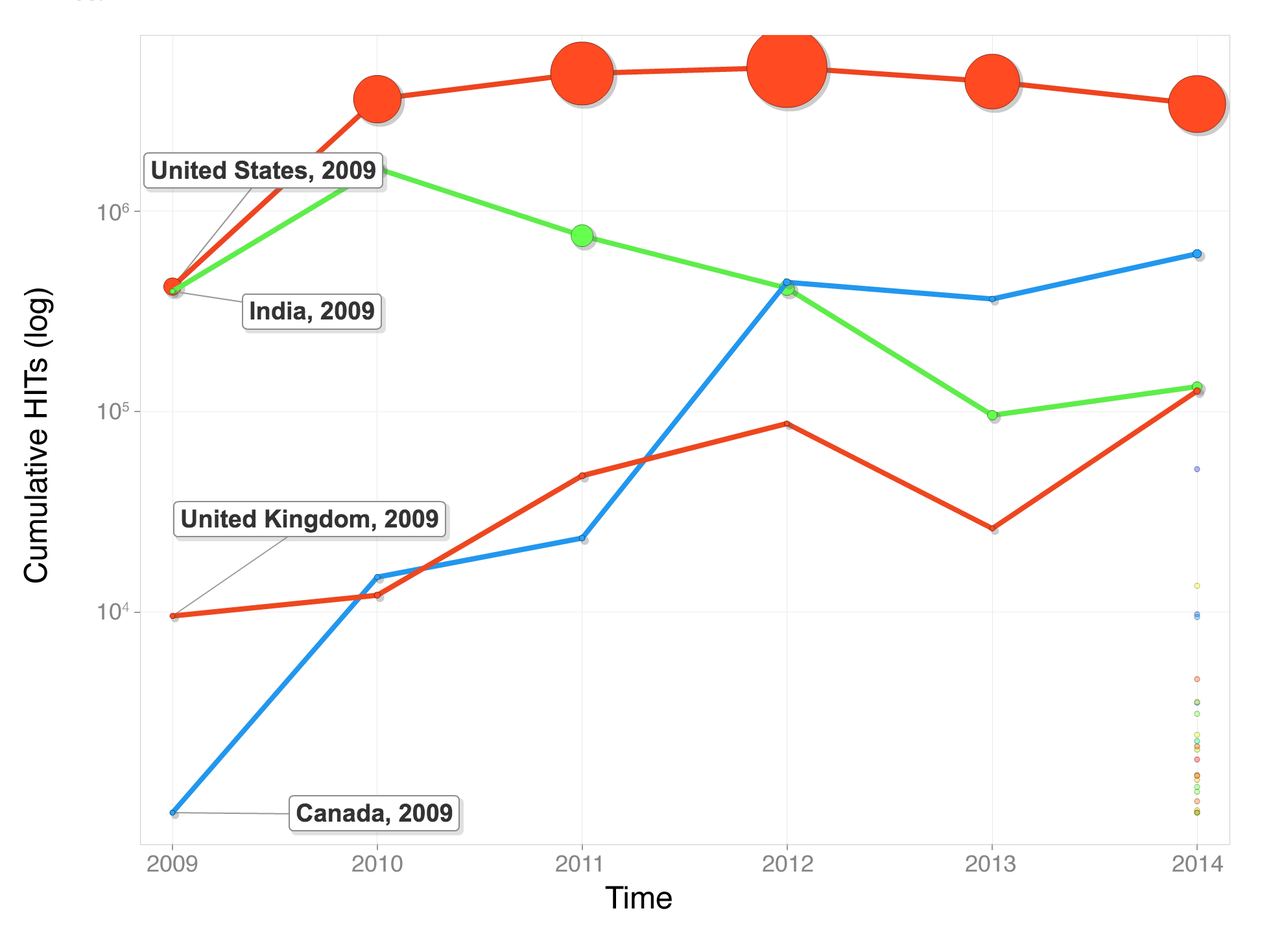
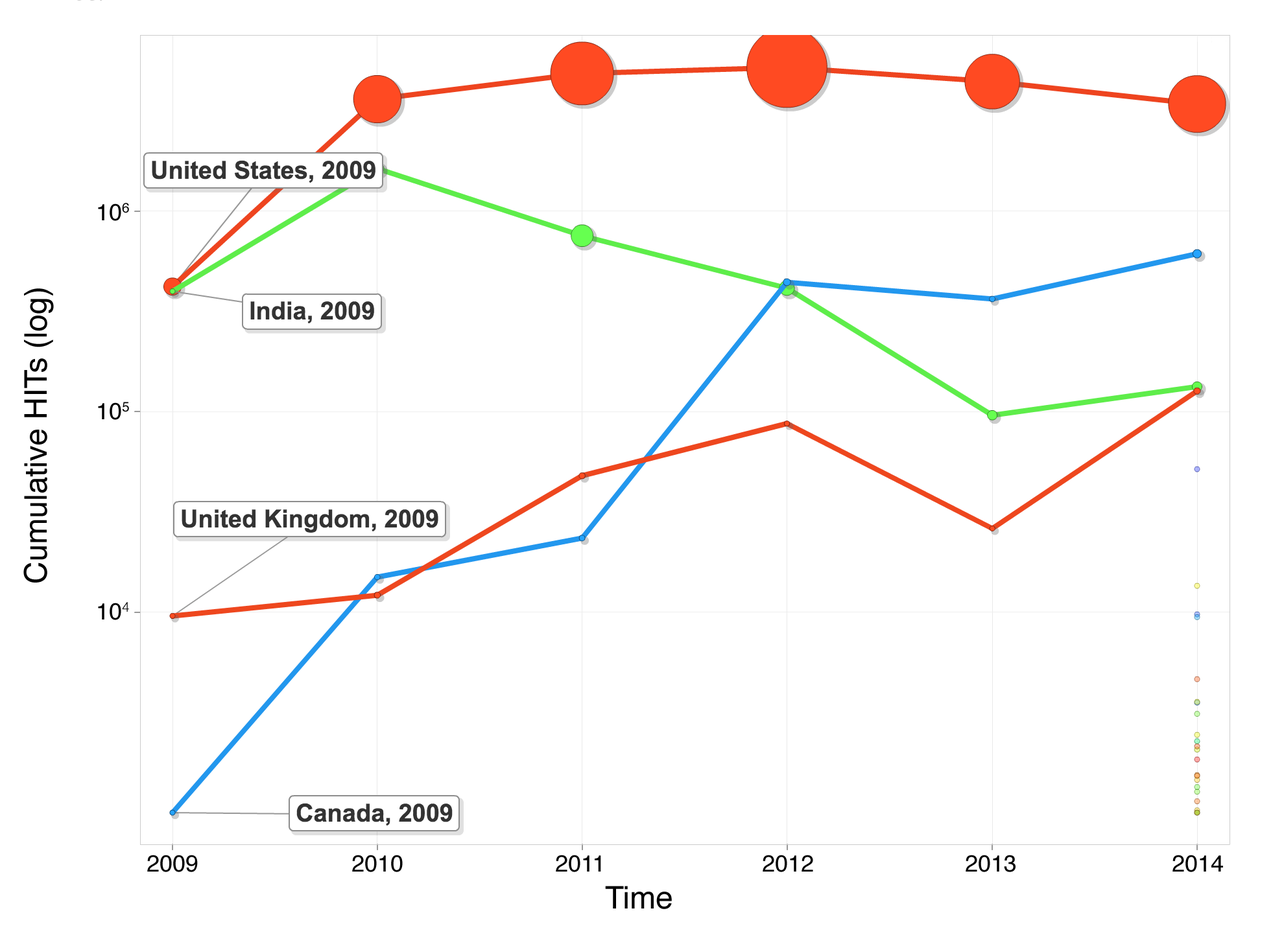
Layer changes from the first 1284px x 937px image to the second:
painted on "2014" over [1172, 855, 1223, 873]
painted on "2013" over [965, 855, 1016, 873]
painted on "2012" over [762, 855, 813, 873]
painted on "2011" over [555, 855, 601, 873]
painted on "2010" over [352, 855, 403, 873]
painted on "2009" over [147, 855, 198, 873]
painted on "104" over [97, 602, 130, 621]
painted on "105" over [97, 401, 130, 421]
painted on "106" over [97, 202, 130, 222]
